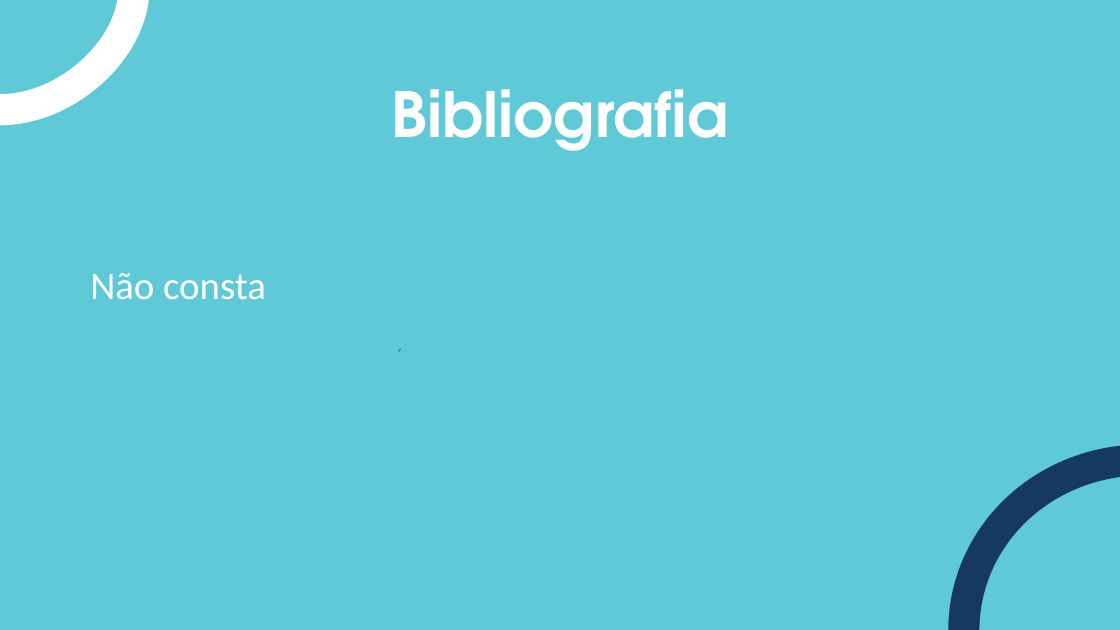
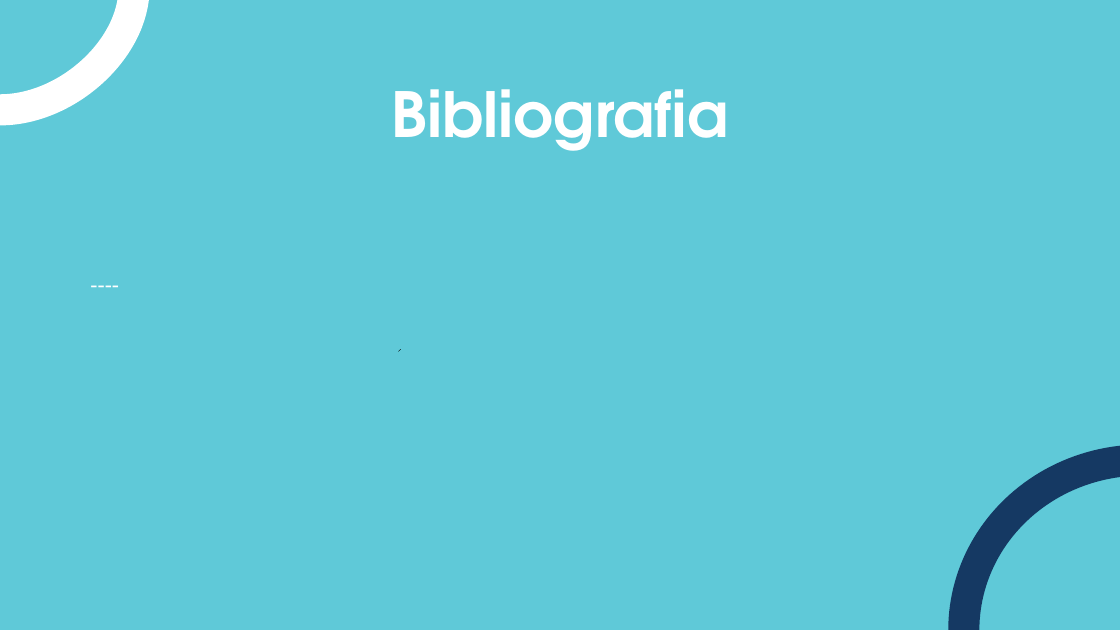
Before and after one commit to MaristaIrAcacio/PrototipacaoDeJogos, a slide deck: slide 11 of aulas/Apresentação.pptx. Drawn at 1120x630 pixels with LibreOffice and Linux fonts; fonts in the diff are those of the drawing. Boxes give left, top, right and bottom in pixels: in the first picture for what was removed or moved away, otherwise in the second. Text is boxed around its words. In the diff, an @@ line names an element or a change of style, - is before the commit and + after.

```diff
--- a/aulas/Apresentação.pptx
+++ b/aulas/Apresentação.pptx
@@ text added at bbox=[80, 206, 1009, 363], 15 pt, text #FFFFFF @@
+----
@@ text removed at bbox=[90, 273, 266, 300] @@
-Não consta
```
Also in this commit, not shown: 7 other slides changed, 10 other files.
